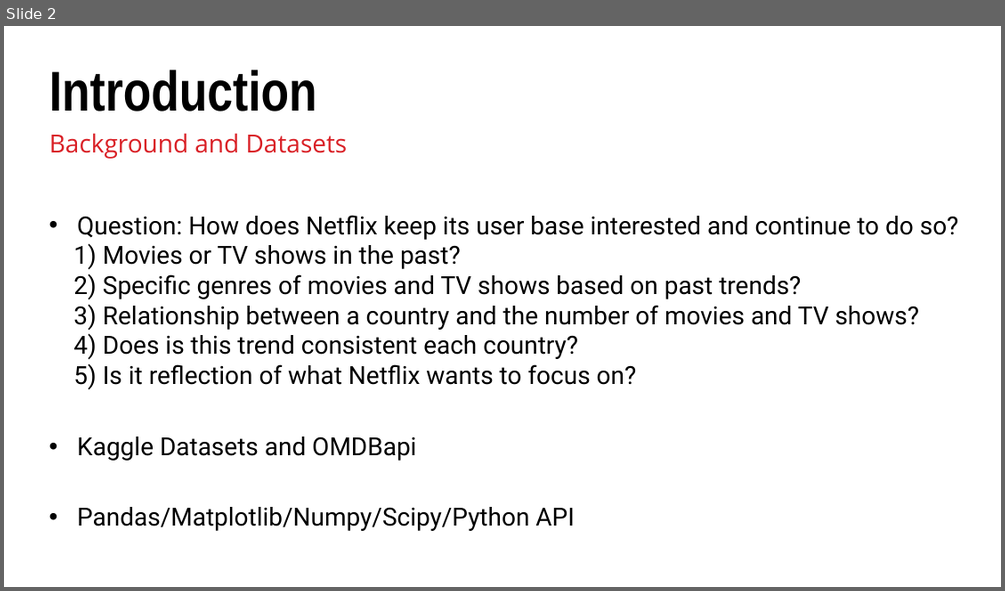
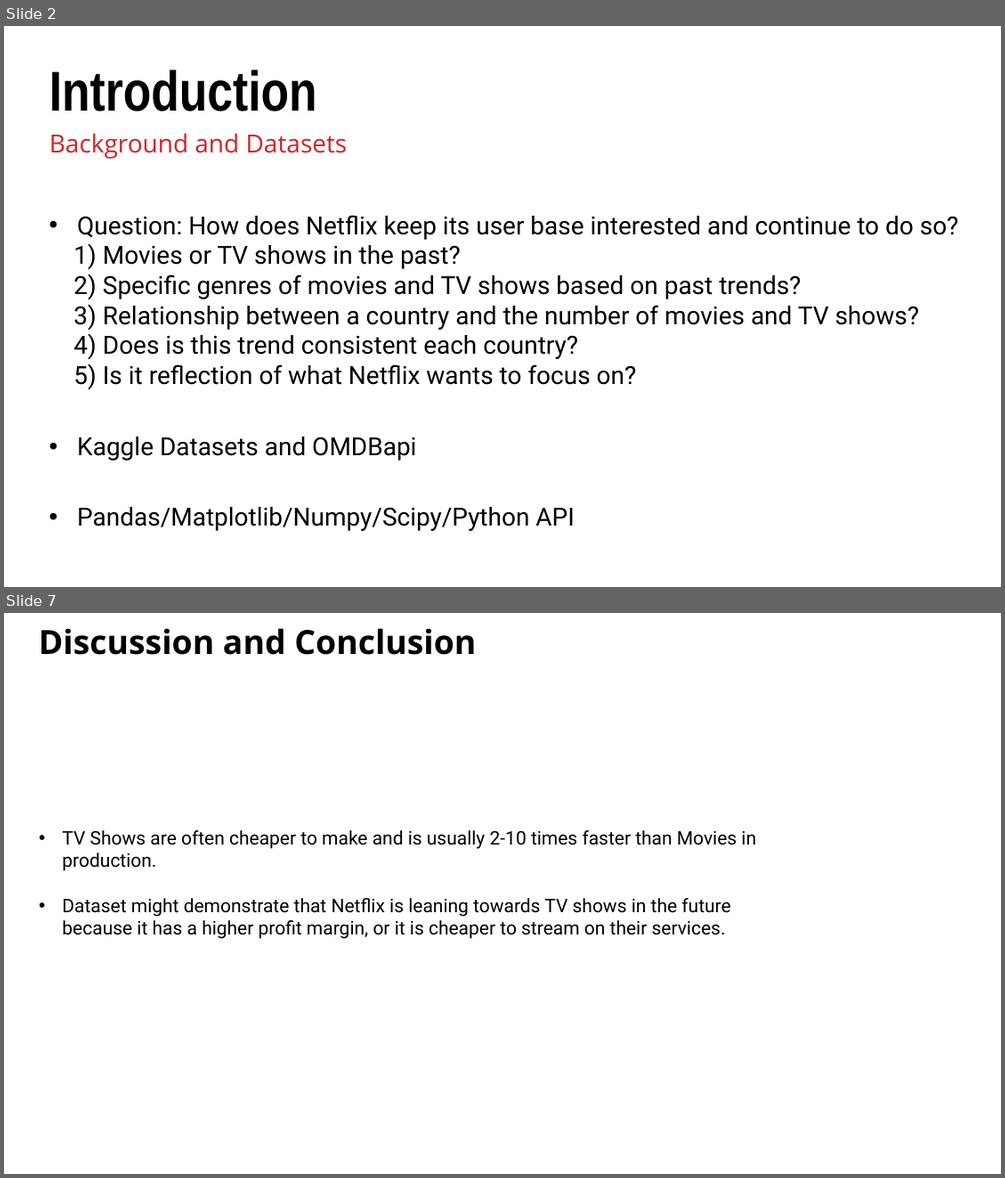
Before and after one commit to Costilrt/The-First-Project, a slide deck: TeamProjectPPT.pptx. Shown one above the other, each under a label of ours: slide 2 before the commit, slides 2 and 7 after it; the slides between them are not shown. The pictures are 1005x591 and 1005x1178 pixels, drawn with LibreOffice and Linux fonts; fonts in the diff are those of the drawing; background and template pictures are left out. Boxes give left, top, right and bottom in pixels: in the first picture for what was removed or moved away, otherwise in the second. Text is boxed around its words. In the diff, an @@ line names an element or a change of style, - is before the commit and + after.

```diff
--- a/TeamProjectPPT.pptx
+++ b/TeamProjectPPT.pptx
@@ slide 7 added at (4,613,1001,1174), background picture (left out) @@
@@ text added at (39,628,476,655), 32 pt, text #000000, bold @@
+Discussion and Conclusion
@@ text added at (62,830,756,939), 18 pt, text #000000 @@
+• TV Shows are often cheaper to make and is usually 2-10 times faster than Movies in production.
+• Dataset might demonstrate that Netflix is leaning towards TV shows in the future because it has a higher profit margin, or it is cheaper to stream on their services.
```
Also in this commit, not shown: 3 slides changed, 11 other slides added, 1 slide removed.
